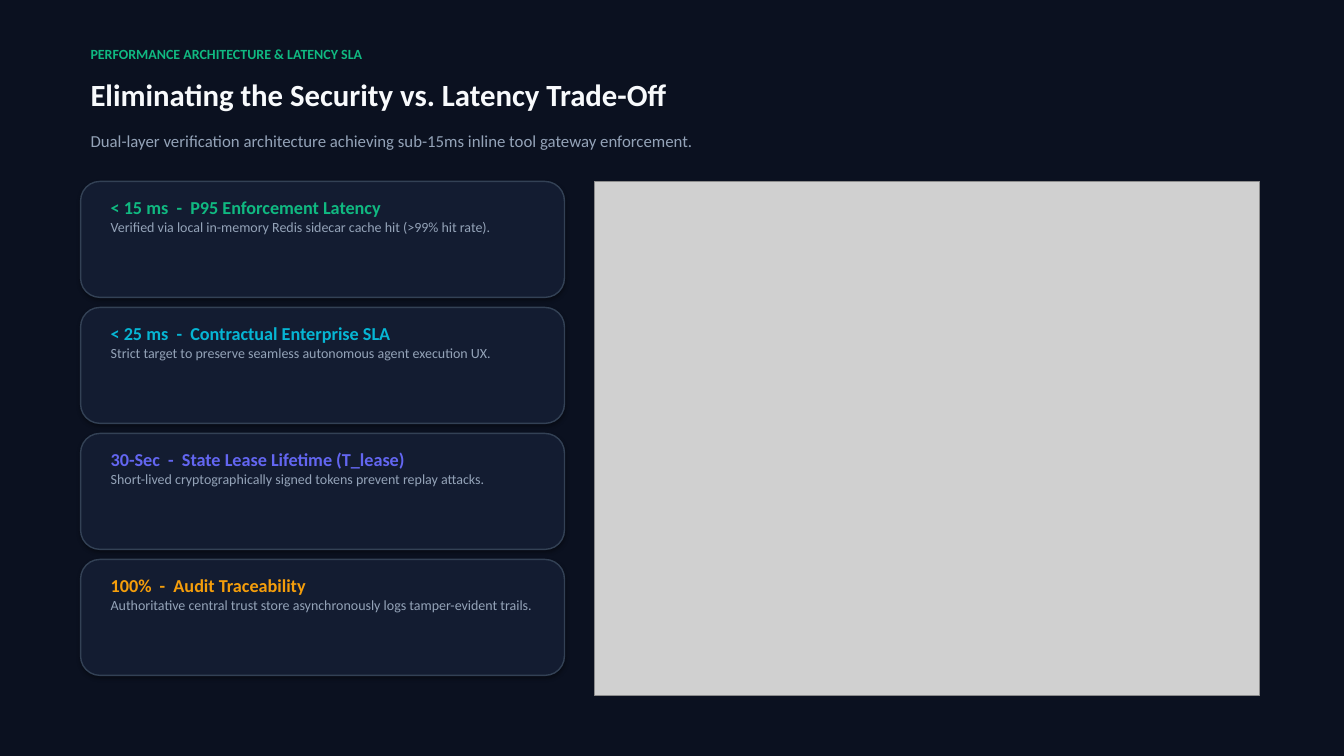
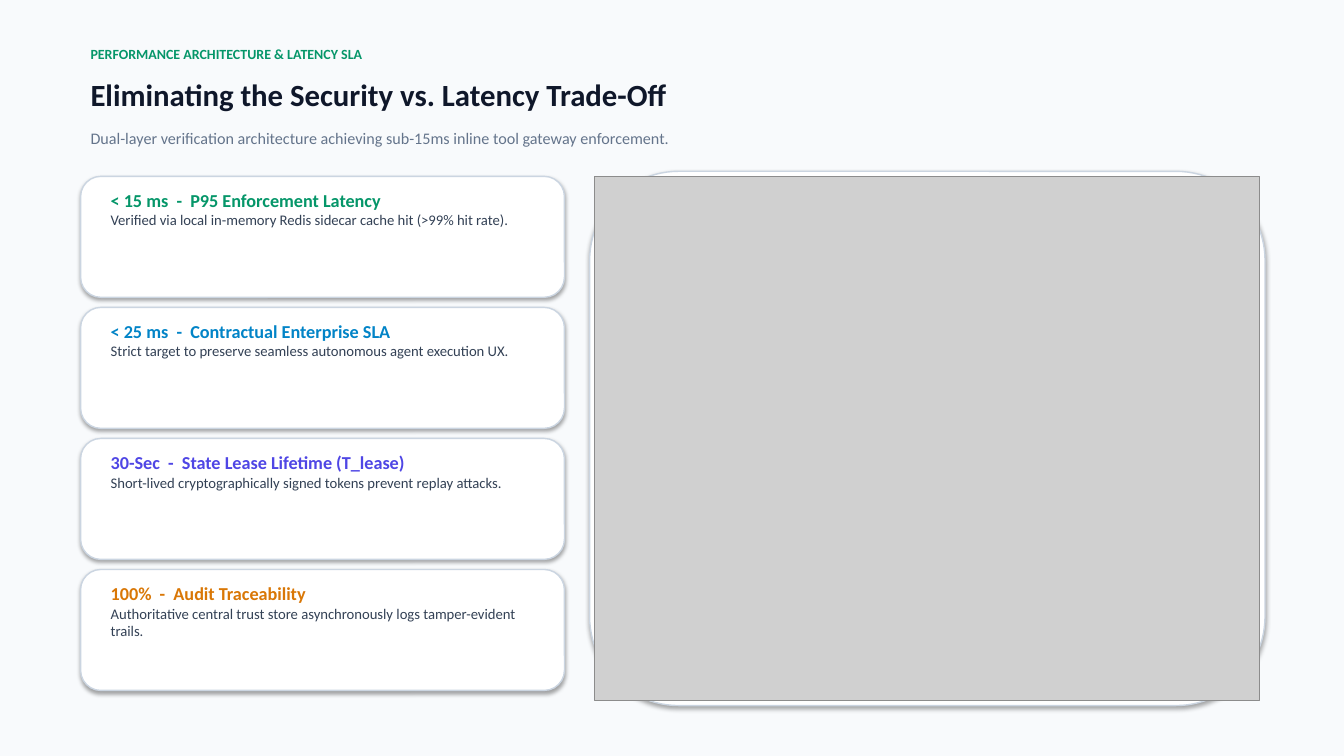
Before and after one commit to Sohan9022/TrustState, a slide deck: slide 5 of TrustState_Executive_Presentation.pptx. Drawn at 1344x756 pixels with LibreOffice and Linux fonts; fonts in the diff are those of the drawing; grey boxes stand for pictures. Boxes give left, top, right and bottom in pixels: in the first picture for what was removed or moved away, otherwise in the second. Text is boxed around its words. In the diff, an @@ line names an element or a change of style, - is before the commit and + after.

Commit message:
fix: auto-navigate to console on tour simulations, refine navbar layout, and update pitch deck to executive light theme

```diff
--- a/TrustState_Executive_Presentation.pptx
+++ b/TrustState_Executive_Presentation.pptx
@@ rectangle at (x1=0, y1=0, x2=1344, y2=756): fill #0B1120 to #F8FAFC @@
@@ text "PERFORMANCE ARCHITECTURE & LATENCY SLA" at (x1=91, y1=50, x2=362, y2=59): text colour #10B981 to #059669 @@
@@ text "Eliminating the Security vs. Latency ..." at (x1=91, y1=84, x2=666, y2=112): text colour #F8FAFC to #0F172A @@
@@ text "Dual-layer verification architecture achieving sub-15ms ..." at (x1=91, y1=133, x2=668, y2=147): size 12 to 11.5 pt, text colour #94A3B8 to #64748B @@
@@ rounded rectangle resized from (x1=81, y1=181, x2=565, y2=297) to (x1=81, y1=176, x2=565, y2=297) @@
@@ rounded rectangle added at (x1=590, y1=171, x2=1265, y2=706), fill #FFFFFF, outline #CBD5E1 1 pt @@
@@ picture resized from (x1=595, y1=181, x2=1260, y2=696) to (x1=595, y1=176, x2=1260, y2=701) @@
@@ text "< 15 ms - P95 ..." moved from (x1=111, y1=201, x2=490, y2=234) to (x1=111, y1=194, x2=508, y2=228) @@
@@ text "< 15 ms - P95 ..." at (x1=111, y1=194, x2=508, y2=228): text colour #10B981 to #059669 in "< 15 ms - P95 Enforcement Latency"; size 10 to 10.5 pt, text colour #94A3B8 to #334155 in "Verified via local in-memory Redis sidecar cache ..." @@
@@ rounded rectangle resized from (x1=81, y1=308, x2=565, y2=423) to (x1=81, y1=308, x2=565, y2=429) @@
@@ text "< 25 ms - Contractual ..." at (x1=111, y1=325, x2=509, y2=359): text colour #06B6D4 to #0284C7 in "< 25 ms - Contractual Enterprise SLA"; size 10 to 10.5 pt, text colour #94A3B8 to #334155 in "Strict target to preserve seamless autonomous agent ..." @@
@@ rounded rectangle resized from (x1=81, y1=434, x2=565, y2=549) to (x1=81, y1=439, x2=565, y2=560) @@
@@ text "30-Sec - State Lease Lifetime ..." at (x1=111, y1=455, x2=502, y2=491): text colour #6366F1 to #4F46E5 in "30-Sec - State Lease Lifetime (T_lease)"; size 10 to 10.5 pt, text colour #94A3B8 to #334155 in "Short-lived cryptographically signed tokens prevent replay a ..." @@
@@ fill #131C31 to #FFFFFF; outline #334155 1 pt to #CBD5E1 1 pt in 4 elements at (x1=81, y1=176, x2=565, y2=297), (x1=81, y1=308, x2=565, y2=429), (x1=81, y1=439, x2=565, y2=560), (x1=81, y1=570, x2=565, y2=691) @@
@@ rounded rectangle resized from (x1=81, y1=560, x2=565, y2=676) to (x1=81, y1=570, x2=565, y2=691) @@
@@ text "100% - Audit Traceability" moved from (x1=111, y1=579, x2=531, y2=613) to (x1=111, y1=587, x2=515, y2=636) @@
@@ text "100% - Audit Traceability" at (x1=111, y1=587, x2=515, y2=636): text colour #F59E0B to #D97706 in "100% - Audit Traceability"; size 10 to 10.5 pt, text colour #94A3B8 to #334155 in "Authoritative central trust store asynchronously logs tamper ..." @@
```
Also in this commit, not shown: 7 other slides changed, 6 other files.
